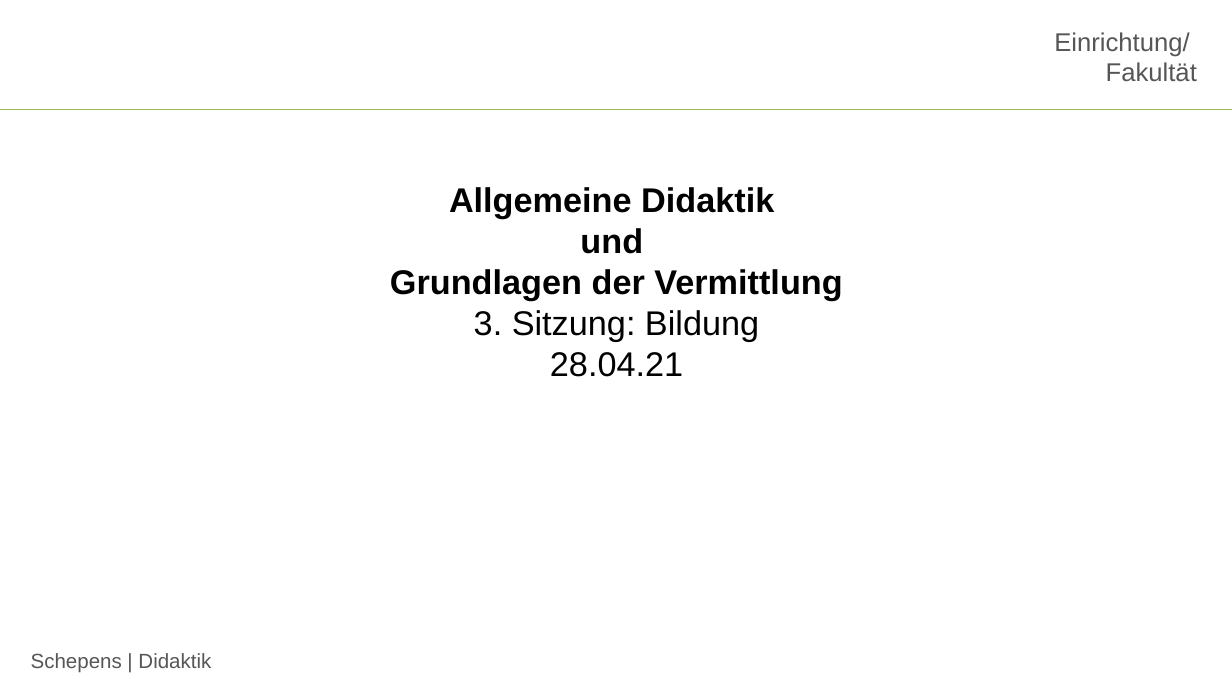
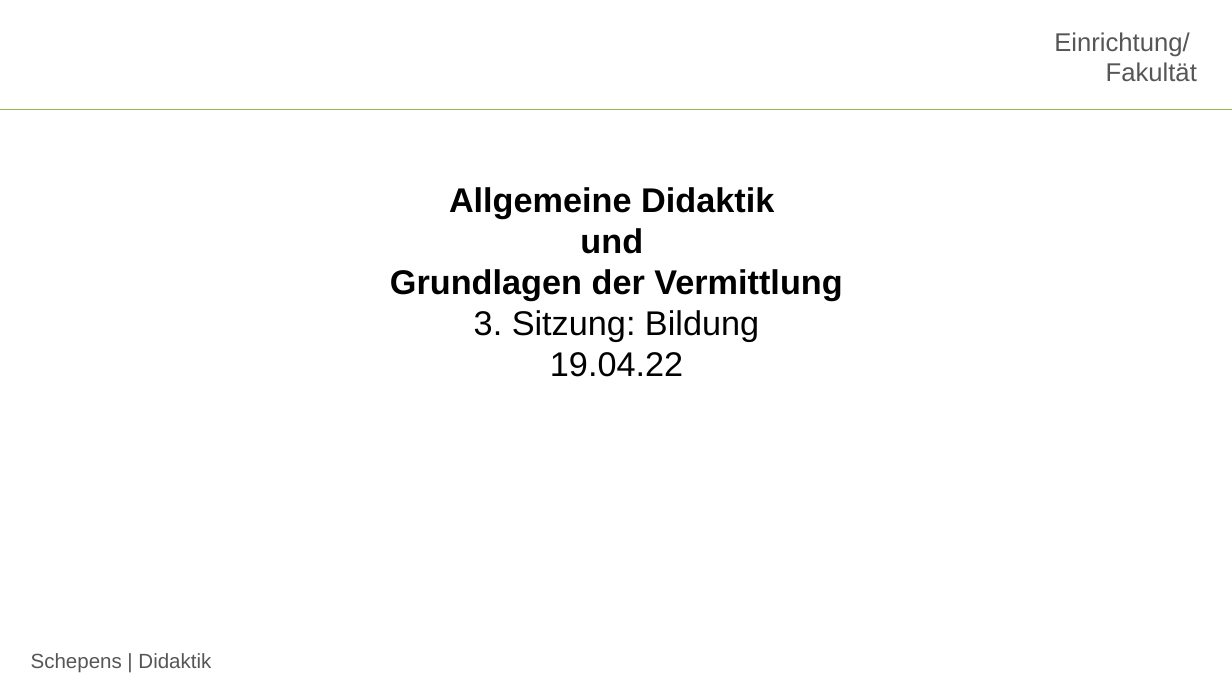
Before and after one commit to jobschepens/didakt22, a slide deck: slide 1 of folien/week3.pptx. Drawn at 1232x693 pixels with LibreOffice and Linux fonts; fonts in the diff are those of the drawing; background and template pictures are left out. Boxes give left, top, right and bottom in pixels: in the first picture for what was removed or moved away, otherwise in the second. Text is boxed around its words. In the diff, an @@ line names an element or a change of style, - is before the commit and + after.

Commit message:
w3

```diff
--- a/folien/week3.pptx
+++ b/folien/week3.pptx
@@ text at box(550, 352, 683, 377): text changed @@
-28.04.21
+19.04.22
```
